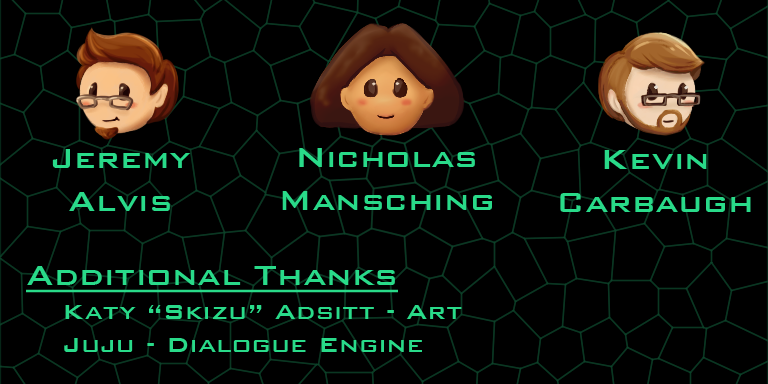
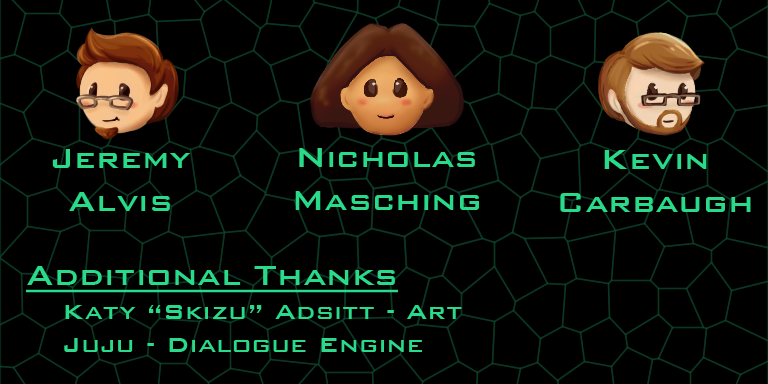
Comparing the layer stacks of the two 768×384 images. Changes:
renamed "Nicholas Mansching" to "Nicholas Masching", painted on it over 282, 191, 492, 210
